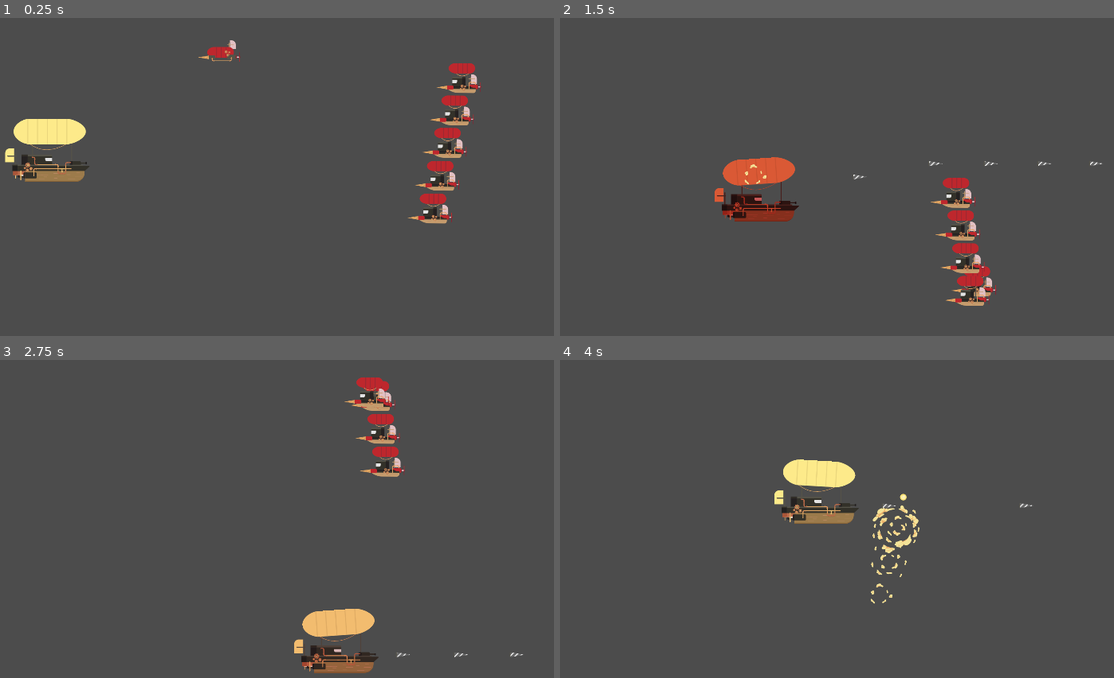
Above: before the commit, frames 1-4 (two rows, left to right).
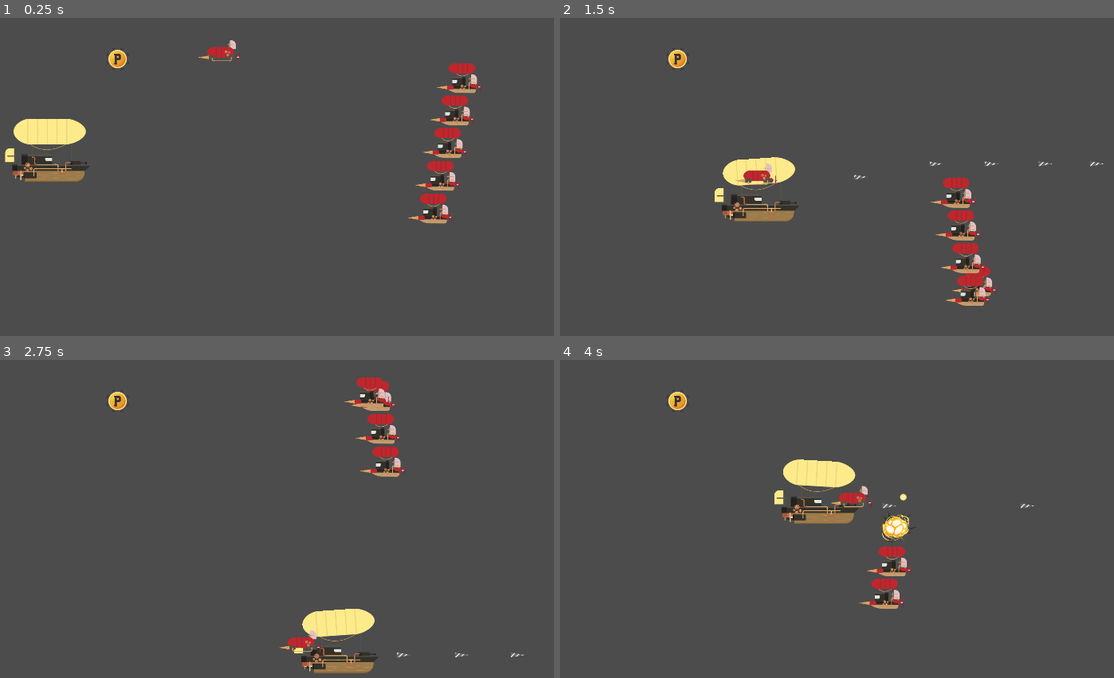
Above: after the commit, the same moments.

Repository: platzi/taller-godot-arkanet
Game: Godot game, scene res://Scenes/Nivel1.tscn
Two runs of this game, one before a commit and one after it. Both use one fixed random seed, a clock stepped at 60 frames per second and the inputs below.
Inputs (mouse positions are in pixels of both pictures, inside the frame that each line leads up to):
- Up to frame 1 (0.25 s): no input
- Up to frame 2 (1.5 s): move the mouse to (936, 138) at 0.52 s; press the mouse at (936, 138) at 0.53 s; hold D (move_right) 0.53-1.28 s; move the mouse to (665, 177) at 1.27 s; release the mouse at (665, 177) at 1.28 s; hold S (move_down) from 1.28 s (still down); click (665, 177) at 1.35 s
- Up to frame 3 (2.75 s): move the mouse to (299, 420) at 2.02 s; release S (move_down) at 2.03 s; press the mouse at (299, 420) at 2.03 s; hold D (move_right) from 2.03 s (still down)
- Up to frame 4 (4 s): move the mouse to (764, 569) at 2.77 s; release D (move_right) at 2.78 s; release the mouse at (764, 569) at 2.78 s; hold W (move_up) 2.78-3.53 s; click (764, 569) at 2.85 s; move the mouse to (986, 553) at 3.52 s; press the mouse at (986, 553) at 3.53 s; hold A (move_left) from 3.53 s (still down)

The runs differ from the first frame. In frame 1, 0.2% of the frame differs, in the area x 1-24%, y 9-51%; in frame 2, 2.1%, in the area x 19-99%, y 9-64%; in frame 3, 1.4%; in frame 4, 1.8%.

Commit message:
Clase 12 - PowerUps

Diff:
--- a/Scenes/Disparo.tscn
+++ b/Scenes/Disparo.tscn
@@ -62,7 +62,7 @@
 [node name="AnimatedSprite" type="AnimatedSprite" parent="."]
 frames = SubResource( 8 )
 animation = "disparo"
-frame = 1
+frame = 2
 playing = true
 
 [node name="CollisionShape2D" type="CollisionShape2D" parent="."]
--- /dev/null
+++ b/Scenes/DisparoEspecial.tscn
@@ -0,0 +1,14 @@
+[gd_scene load_steps=2 format=2]
+
+[ext_resource path="res://Scenes/Disparo.tscn" type="PackedScene" id=1]
+
+[node name="DisparoEspecial" type="Node2D"]
+
+[node name="Disparo" parent="." instance=ExtResource( 1 )]
+position = Vector2( 0, -100 )
+
+[node name="Disparo2" parent="." instance=ExtResource( 1 )]
+position = Vector2( 0, 100 )
+
+[node name="Disparo3" parent="." instance=ExtResource( 1 )]
+position = Vector2( 50, 0 )
--- a/Scenes/Nivel1.tscn
+++ b/Scenes/Nivel1.tscn
@@ -1,17 +1,32 @@
-[gd_scene load_steps=4 format=2]
+[gd_scene load_steps=7 format=2]
 
 [ext_resource path="res://Scenes/Personaje.tscn" type="PackedScene" id=1]
 [ext_resource path="res://Scenes/GrupoEnemigos.tscn" type="PackedScene" id=2]
 [ext_resource path="res://Scenes/EnemigoDirigido.tscn" type="PackedScene" id=3]
+[ext_resource path="res://Assets/disparo/powerUp.png" type="Texture" id=4]
+[ext_resource path="res://Scripts/PowerUp.gd" type="Script" id=5]
+
+[sub_resource type="CircleShape2D" id=1]
+radius = 40.05
 
 [node name="Nivel1" type="Node2D"]
 
 [node name="Personaje" parent="." instance=ExtResource( 1 )]
-collision_layer = 0
-collision_mask = 0
 
 [node name="GrupoEnemigos" parent="." instance=ExtResource( 2 )]
 speed = 500.0
 
 [node name="EnemigoDirigido" parent="." instance=ExtResource( 3 )]
 position = Vector2( 1020, 154 )
+
+[node name="PowerUp" type="Area2D" parent="."]
+position = Vector2( 606, 241 )
+script = ExtResource( 5 )
+
+[node name="PowerUp" type="Sprite" parent="PowerUp"]
+texture = ExtResource( 4 )
+
+[node name="CollisionShape2D" type="CollisionShape2D" parent="PowerUp"]
+shape = SubResource( 1 )
+
+[connection signal="body_entered" from="PowerUp" to="PowerUp" method="_on_PowerUp_body_entered"]
--- a/Scenes/Personaje.tscn
+++ b/Scenes/Personaje.tscn
@@ -77,7 +77,7 @@
 "times": PoolRealArray( 0 ),
 "transitions": PoolRealArray( 1 ),
 "update": 0,
-"values": [ 0 ]
+"values": [ 1 ]
 }
 tracks/3/type = "value"
 tracks/3/path = NodePath(".:collision_mask")
@@ -89,7 +89,7 @@
 "times": PoolRealArray( 0 ),
 "transitions": PoolRealArray( 1 ),
 "update": 0,
-"values": [ 0 ]
+"values": [ 1 ]
 }
 
 [sub_resource type="Animation" id=9]
@@ -198,15 +198,13 @@
 
 [node name="Personaje" type="KinematicBody2D" groups=["personaje"]]
 position = Vector2( 400, 519 )
-collision_layer = 0
-collision_mask = 0
 script = ExtResource( 1 )
 
 [node name="Barco" type="AnimatedSprite" parent="."]
 position = Vector2( -6, 26 )
 frames = SubResource( 7 )
 animation = "idle"
-frame = 4
+frame = 3
 playing = true
 
 [node name="Globo" type="Sprite" parent="."]
--- a/Scripts/Personaje.gd
+++ b/Scripts/Personaje.gd
@@ -3,10 +3,13 @@
 export (int) var velocidad = 600
 
 onready var Disparo = preload("res://Scenes/Disparo.tscn")
+onready var DisparoEspecial = preload("res://Scenes/DisparoEspecial.tscn")
+
 onready var playback = $AnimationTree.get("parameters/playback")
 
 var movimiento = Vector2(0,0)
 var cooldown = true
+var powerup = false
 
 func get_inputs():
 	movimiento = Vector2()
@@ -29,7 +32,11 @@
 	if cooldown:
 		cooldown = false
 		$Timer.start()
-		var instancia_disparo = Disparo.instance()
+		var instancia_disparo
+		if powerup:
+			instancia_disparo = DisparoEspecial.instance()
+		else:
+			instancia_disparo = Disparo.instance()
 		instancia_disparo.global_position = $DisparoPos.global_position
 		add_child(instancia_disparo)
 		instancia_disparo.set_as_toplevel(true)
@@ -48,6 +55,13 @@
 
 
 func _on_Area2D_area_entered(area):
+#	if area.is_in_group("enemigo"):
+#		take_damage()
+#		area.set_explosion()
+	pass # Replace with function body.
+
+
+func _on_PowerUp_area_entered(area):
 	if area.is_in_group("enemigo"):
 		take_damage()
 		area.set_explosion()
--- /dev/null
+++ b/Scripts/PowerUp.gd
@@ -0,0 +1,9 @@
+extends Area2D
+
+
+
+
+func _on_PowerUp_body_entered(body):
+	if body.is_in_group("personaje"):
+		body.powerup = true
+		queue_free()
